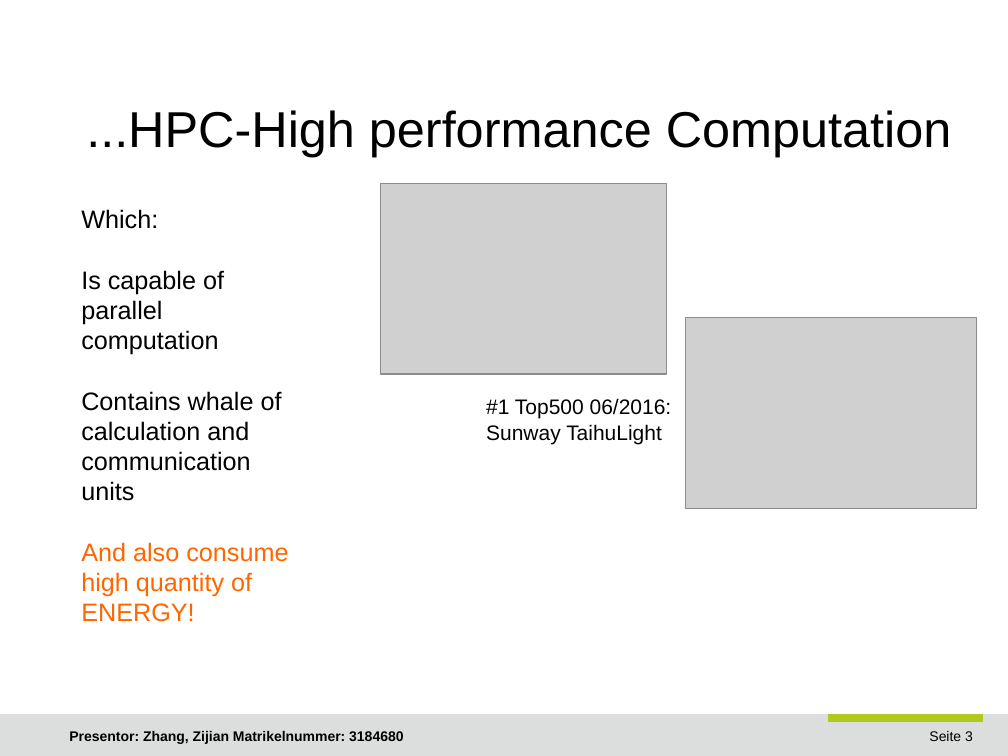
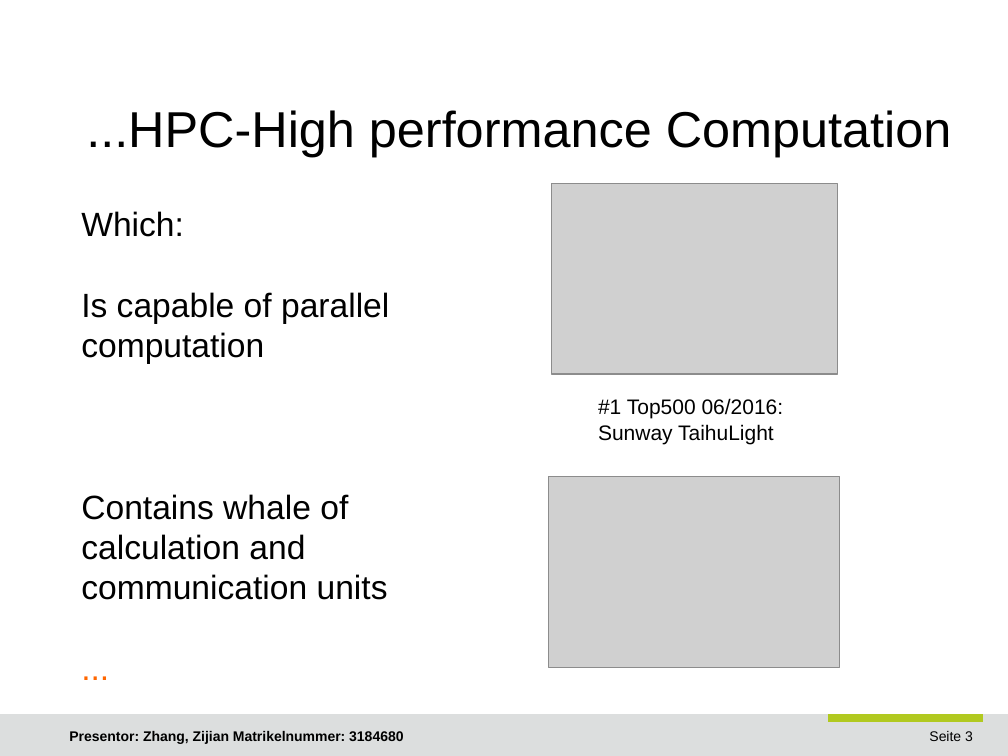
Before and after one commit to JoshuaGhost/hpc_data, a slide deck: slide 3 of presentation/Zhang_Zijian_HPC.odp. Drawn at 1008x756 pixels with LibreOffice and Linux fonts; fonts in the diff are those of the drawing; grey boxes stand for pictures; background and template pictures are left out. Boxes give left, top, right and bottom in pixels: in the first picture for what was removed or moved away, otherwise in the second. Text is boxed around its words. In the diff, an @@ line names an element or a change of style, - is before the commit and + after.

```diff
--- a/presentation/Zhang_Zijian_HPC.odp
+++ b/presentation/Zhang_Zijian_HPC.odp
@@ picture: place and size @@
-picture at [380,183,666,374]
+picture at [551,183,838,374]
@@ text at [81,211,389,600]: size 18 to 24 pt @@
@@ text "#1 Top500 06/2016:": place and size @@
-text "#1 Top500 06/2016:" at [486,398,672,444]
+text "#1 Top500 06/2016:" at [598,398,784,444]
@@ picture: place and size @@
-picture at [685,318,977,509]
+picture at [548,476,840,667]
@@ text at [81,542,288,622]: text changed; size 18 to 24 pt @@
-And also consume high quantity of ENERGY!
+...
```
Also in this commit, not shown: 1 other slide changed, 1 slide added, 2 other files.
